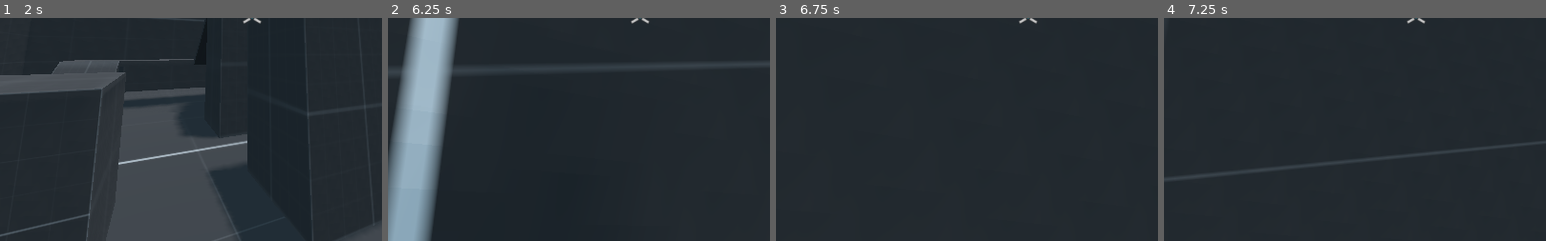
Above: before the commit, frames 1-4 (left to right).
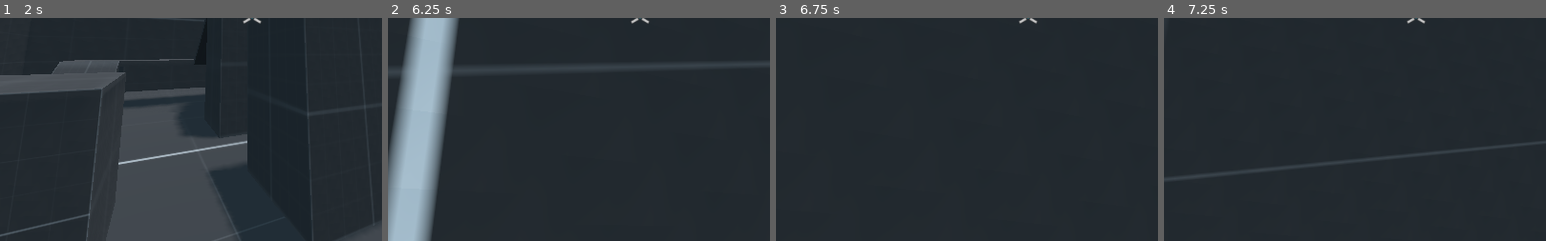
Above: after the commit, the same moments.

Repository: kdreese/godot-3D-shooter-project
Game: Godot game, scene res://src/states/Menu.tscn
Same seed, same stepped clock (60 frames per second), same inputs: the game is played once before the commit and once after it.
Inputs (mouse positions are % of the whole screen's width and height, from its top left):
- Up to frame 1 (2 s): click "Free Play" at 0.5 s; tap Enter at 1.25 s; move the mouse to (55, 50) at 1.27 s; hold W (move_forwards) from 1.28 s (still down); tap Space (jump) at 1.35, 1.52, 1.82 s
- Up to frame 2 (6.25 s): keep holding W (move_forwards); move the mouse to (45, 50) at 2.02 s; click (45, 50) at 2.1 s; tap Space (jump) at 2.27, 2.3, 2.57, 2.85, 3.77, 3.8, 4.07, 4.35, 4.52, 4.82, 5.27, 5.3, 5.57, 5.85 s; move the mouse to (52, 48) at 2.77 s; move the mouse to (49, 52) at 3.52 s; click (49, 52) at 3.6 s; move the mouse to (57, 51) at 4.27 s; move the mouse to (42, 49) at 5.02 s; click (42, 49) at 5.1 s; move the mouse to (51, 50) at 5.77 s
- Up to frame 3 (6.75 s): move the mouse to (46, 48) at 6.52 s; release W (move_forwards) at 6.53 s; hold D (move_right) from 6.53 s (still down); click (46, 48) at 6.6 s
- Up to frame 4 (7.25 s): keep holding D (move_right); tap Space (jump) at 6.77, 6.8, 7.07 s
The pictures show only the part of the screen within x 17-67%, y 50-100%; the shares and areas given below are measured in that part.

Frame 1 is identical in both runs. In frame 2, 0.3% of the frame differs, in the area x 2-8%, y 91-100%; in frame 3, less than 0.1%; in frame 4, less than 0.1%.

Commit message:
Resolve some interpolation issues, give players head meshes
The camera is no longer interpolated automatically allowing us to have
finer control of it's rotation. Also, (maybe) fix debugger warnings
about interpolation benign warning shenanigans

Diff:
--- a/src/objects/Player.gd
+++ b/src/objects/Player.gd
@@ -17,8 +17,19 @@
 var is_active := true
 var is_vulnerable := true
 
+# Network values for updating remote player positions
+var got_new_transform := false
+var new_translation := Vector3.ZERO
+var new_rotation := Vector3.ZERO
+
 onready var camera := $"%Camera" as Camera
 onready var hitscan := $"%Hitscan" as RayCast
+onready var head := $"%Head" as Spatial
+
+
+func _ready() -> void:
+	camera.set_as_toplevel(true)
+	camera.set_physics_interpolation_mode(Node.PHYSICS_INTERPOLATION_MODE_OFF)
 
 
 # Determine whther or not we should use keypresses to control this instance. Will return true if
@@ -44,6 +55,12 @@
 
 
 func _physics_process(delta: float) -> void:
+	if got_new_transform:
+		translation = new_translation
+		rotation = Vector3(0, new_rotation.y, 0)
+		head.rotation = Vector3(new_rotation.x, 0, 0)
+		got_new_transform = false
+
 	if respawn_timer > 0.0:
 		respawn_timer -= delta
 		if respawn_timer <= 0.0:
@@ -54,36 +71,43 @@
 			if iframe_timer <= 0.0:
 				is_vulnerable = true
 
-		var wishdir := Vector2.ZERO
-		var jump_pressed := false
-		if should_control():
-			wishdir = Input.get_vector("move_left", "move_right", "move_backwards", "move_forwards")
-			jump_pressed = Input.is_action_just_pressed("jump")
+		if (not get_tree().network_peer) or is_network_master():
+			var wishdir := Vector2.ZERO
+			var jump_pressed := false
+			if should_control():
+				wishdir = Input.get_vector("move_left", "move_right", "move_backwards", "move_forwards")
+				jump_pressed = Input.is_action_just_pressed("jump")
 
-		var forward_vector := Vector3.FORWARD.rotated(Vector3.UP, rotation.y)
-		var right_vector := Vector3.FORWARD.rotated(Vector3.UP, rotation.y - PI / 2)
+			var forward_vector := Vector3.FORWARD.rotated(Vector3.UP, rotation.y)
+			var right_vector := Vector3.FORWARD.rotated(Vector3.UP, rotation.y - PI / 2)
 
-		var move_vector := wishdir.x * right_vector + wishdir.y * forward_vector
+			var move_vector := wishdir.x * right_vector + wishdir.y * forward_vector
 
-		velocity.x = move_vector.x * MOVE_SPEED
-		velocity.z = move_vector.z * MOVE_SPEED
+			velocity.x = move_vector.x * MOVE_SPEED
+			velocity.z = move_vector.z * MOVE_SPEED
 
-		var jumping := false
+			var jumping := false
 
-		if is_on_floor() and jump_pressed:
-			jumping = true
-			velocity.y = JUMP_POWER
+			if is_on_floor() and jump_pressed:
+				jumping = true
+				velocity.y = JUMP_POWER
 
-		velocity.y -= delta * GRAVITY
-		velocity = move_and_slide_with_snap(velocity, Vector3.ZERO if jumping else Vector3.DOWN, Vector3.UP, true)
+			velocity.y -= delta * GRAVITY
+			velocity = move_and_slide_with_snap(velocity, Vector3.ZERO if jumping else Vector3.DOWN, Vector3.UP, true)
 
 	if get_tree().network_peer and is_network_master():
-		rpc_unreliable("set_network_transform", translation, rotation)
+		rpc_unreliable("set_network_transform", translation, head.global_rotation)
 
 
-remote func set_network_transform(new_translation: Vector3, new_rotation: Vector3):
-	translation = new_translation
-	rotation = new_rotation
+func _process(_delta: float) -> void:
+	var interp_translation := get_global_transform_interpolated().origin
+	camera.global_translation = interp_translation + head.translation
+
+
+remote func set_network_transform(the_new_translation: Vector3, the_new_rotation: Vector3):
+	got_new_transform = true
+	new_translation = the_new_translation
+	new_rotation = the_new_rotation
 
 
 func handle_mouse_movement(event: InputEventMouseMotion) -> void:
@@ -110,7 +134,9 @@
 	# Contstrain the y rotation to be within one full rotation.
 	rotation.y = wrapf(rotation.y - relative.x * MOUSE_SENS.x, 0, TAU)
 	# Constrain the x rotation to be between looking directly down and directly up.
-	camera.rotation.x = clamp(camera.rotation.x - relative.y * MOUSE_SENS.y, -PI / 2, PI / 2)
+	head.rotation.x = clamp(camera.rotation.x - relative.y * MOUSE_SENS.y, -PI / 2, PI / 2)
+	camera.rotation.y = rotation.y
+	camera.rotation.x = head.rotation.x
 
 
 func on_raycast_hit(_peer_id: int):
--- a/src/objects/Player.tscn
+++ b/src/objects/Player.tscn
@@ -9,7 +9,10 @@
 
 [sub_resource type="CapsuleMesh" id=2]
 material = ExtResource( 3 )
-mid_height = 2.0
+mid_height = 1.3
+
+[sub_resource type="SphereMesh" id=8]
+material = ExtResource( 3 )
 
 [sub_resource type="SpatialMaterial" id=7]
 params_billboard_mode = 3
@@ -30,20 +33,28 @@
 transform = Transform( 1, 0, 0, 0, -4.37114e-08, -1, 0, 1, -4.37114e-08, 0, 2, 0 )
 shape = SubResource( 1 )
 
-[node name="MeshInstance" type="MeshInstance" parent="."]
-transform = Transform( 1, 0, 0, 0, -4.37114e-08, 1, 0, -1, -4.37114e-08, 0, 2, 0 )
+[node name="BodyMesh" type="MeshInstance" parent="."]
+transform = Transform( 1, 0, 0, 0, -4.37114e-08, 1, 0, -1, -4.37114e-08, 0, 1.3, 0 )
 mesh = SubResource( 2 )
+
+[node name="Head" type="Spatial" parent="."]
+unique_name_in_owner = true
+transform = Transform( 1, 0, 0, 0, 1, 0, 0, 0, 1, 0, 3, 0 )
+
+[node name="Hitscan" type="RayCast" parent="Head"]
+unique_name_in_owner = true
+cast_to = Vector3( 0, 0, -100 )
+collision_mask = 3
+collide_with_areas = true
+
+[node name="HeadMesh" type="MeshInstance" parent="Head"]
+mesh = SubResource( 8 )
+skeleton = NodePath("../..")
 
 [node name="Camera" type="Camera" parent="."]
 unique_name_in_owner = true
 transform = Transform( 1, 0, 0, 0, 1, 0, 0, 0, 1, 0, 3, 0 )
 fov = 90.0
-
-[node name="Hitscan" type="RayCast" parent="Camera"]
-unique_name_in_owner = true
-cast_to = Vector3( 0, 0, -100 )
-collision_mask = 3
-collide_with_areas = true
 
 [node name="Blood" type="CPUParticles" parent="."]
 transform = Transform( 1, 0, 0, 0, 1, 0, 0, 0, 1, 0, 2, 0 )
--- a/src/states/Game.gd
+++ b/src/states/Game.gd
@@ -130,6 +130,8 @@
 		var self_peer_id := get_tree().get_network_unique_id()
 		my_player.set_name(str(self_peer_id))
 		my_player.set_network_master(self_peer_id)
+	my_player.get_node("BodyMesh").hide()
+	my_player.get_node("Head/HeadMesh").hide()
 	my_player.get_node("Camera").current = true
 	move_to_spawn_point(my_player)
 	$Players.add_child(my_player)
@@ -142,10 +144,10 @@
 	var player_info = Multiplayer.player_info[player_id]
 	player.set_name(str(player_id))
 	player.get_node("Nameplate").text = player_info.name
-	var mesh_instance := player.get_node("MeshInstance") as MeshInstance
 	var material := preload("res://resources/materials/player_material.tres").duplicate() as SpatialMaterial
 	material.albedo_color = player_info.color
-	mesh_instance.set_material_override(material)
+	player.get_node("BodyMesh").set_material_override(material)
+	player.get_node("Head/HeadMesh").set_material_override(material)
 	player.set_network_master(player_id)
 	$Players.add_child(player)
 
@@ -171,6 +173,7 @@
 		spawn_points_available = spawn_points
 	var rand_spawn := spawn_points_available[randi() % len(spawn_points_available)] as Position3D
 	my_player.transform = rand_spawn.transform
+	my_player.reset_physics_interpolation()
 
 
 # De-spawn a player controlled by another person.
Not shown: 1 places in src/objects/Player.tscn that only renumber resources
